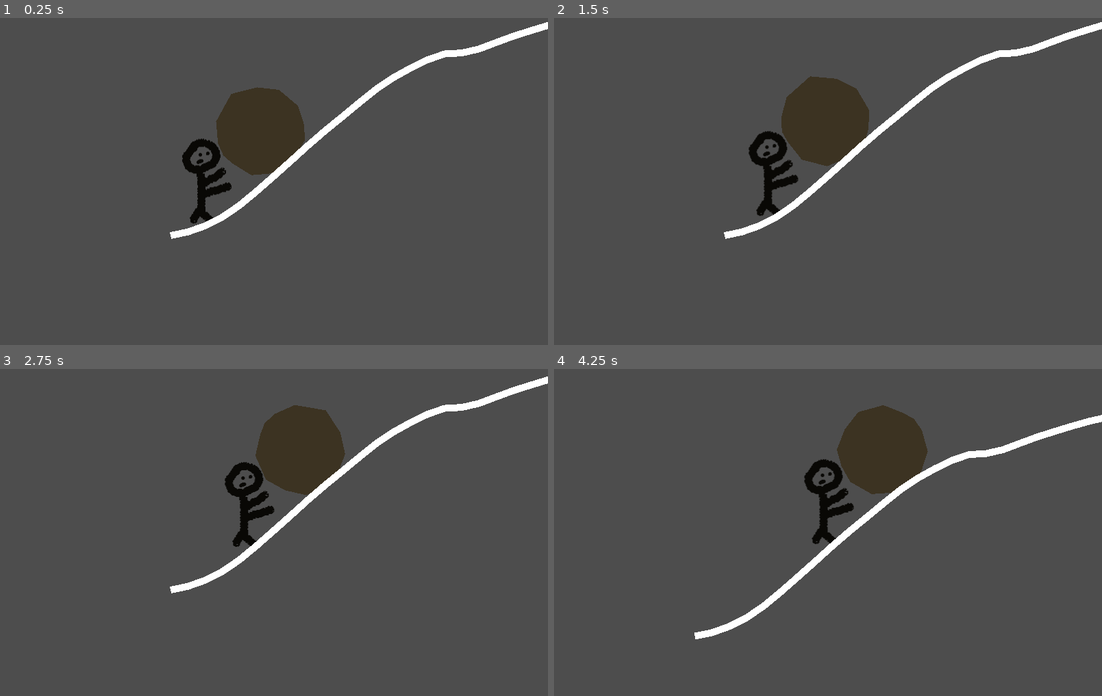
Above: before the commit, frames 1-4 (two rows, left to right).
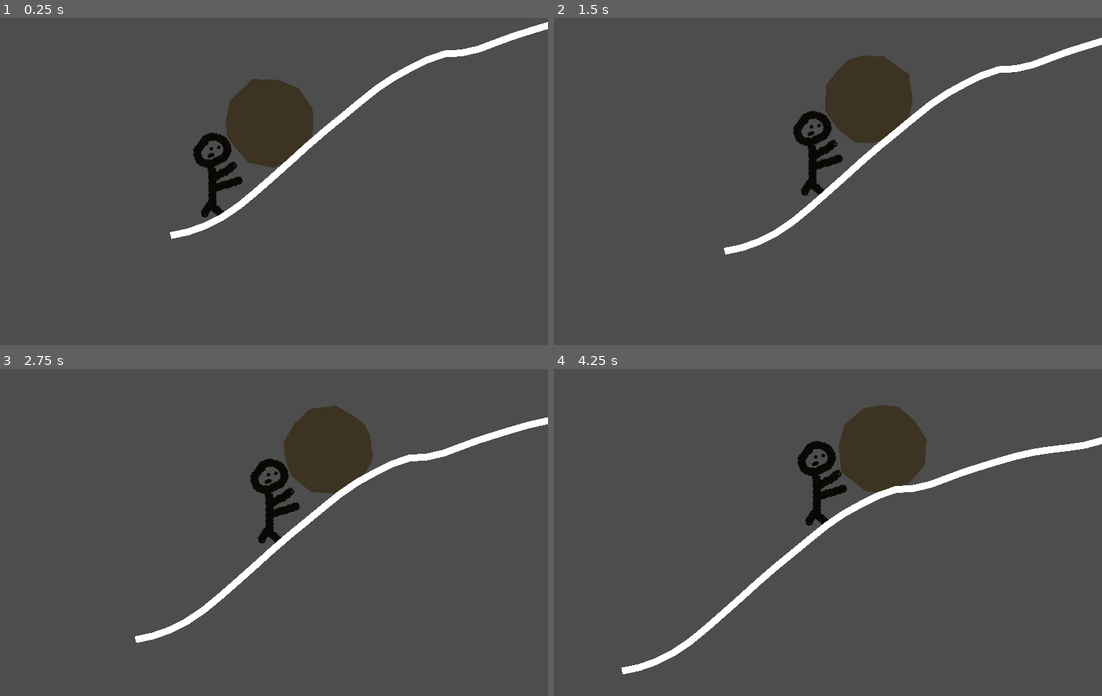
Above: after the commit, the same moments.

Repository: dirtOval/sisyphus
Game: Godot game, scene res://main.tscn
Same seed, same stepped clock (60 frames per second), same inputs: the game is played once before the commit and once after it.
Inputs:
- Up to frame 1 (0.25 s): no input
- Up to frame 2 (1.5 s): tap Enter (ui_accept) at 0.5, 0.77 s; hold Right (ui_right) from 0.53 s (still down)
- Up to frame 3 (2.75 s): tap Enter (ui_accept) at 1.52 s; release Right (ui_right) at 2.03 s; hold Left (ui_left) from 2.03 s (still down)
- Up to frame 4 (4.25 s): release Left (ui_left) at 2.78 s; hold Right (ui_right) from 2.78 s (still down); tap Enter (ui_accept) at 3.02, 3.77 s

The runs differ from the first frame. In frame 1, 2.2% of the frame differs, in the area x 33-58%, y 18-63%; in frame 2, 8.6%, in the area x 31-100%, y 1-73%; in frame 3, 7.1%; in frame 4, 5.1%.

Commit message:
added endless scrollin yeaaaa

Diff:
--- a/boulder.tscn
+++ b/boulder.tscn
@@ -7,6 +7,7 @@
 
 [node name="boulder" type="RigidBody2D"]
 collision_layer = 4
+mass = 4.0
 script = ExtResource("1_n2vxl")
 
 [node name="CollisionShape2D" type="CollisionShape2D" parent="."]
--- a/ground_chunk.gd
+++ b/ground_chunk.gd
@@ -2,6 +2,10 @@
 var _noise = FastNoiseLite.new()
 
 @export var grade = 75
+@export var sisyphus: CharacterBody2D
+
+var segment_end: Vector2 = Vector2(0, 600)
+var new_segment_x: int = 400
 
 # Called when the node enters the scene tree for the first time.
 func _ready() -> void:
@@ -9,19 +13,27 @@
 	_noise.seed = randi()
 	_noise.fractal_octaves = 4
 	_noise.frequency = 1.0 / 40.0
-	generate_chunk()
+	segment_end = generate_chunk()
 
 
 # Called every frame. 'delta' is the elapsed time since the previous frame.
 func _process(delta: float) -> void:
 	pass
 
+func _physics_process(delta: float) -> void:
+	if sisyphus.get_position().x > new_segment_x:
+		_noise.seed = randi()
+		segment_end = generate_chunk(segment_end)
+		new_segment_x += 800
+
+
+#later on we should be storing each noise output in order to efficiently store terrain history
 func generate_chunk(start: Vector2 = Vector2(0, 600)) -> Vector2:
 	var last = start
 	for i in 33:
 		var elevation = last.y - abs(_noise.get_noise_1d(i) * grade)
 		var delta = start.x + i * 25
-		print(elevation)
+		#print(elevation)
 		var next = Vector2(delta, elevation)
 		$GroundLine.add_point(next)
 		var collide_segment = CollisionShape2D.new()
--- a/main.tscn
+++ b/main.tscn
@@ -15,9 +15,10 @@
 drag_vertical_enabled = true
 
 [node name="sisyphus" parent="." instance=ExtResource("2_0xm2m")]
-position = Vector2(49, 505)
-floor_max_angle = 1.5271631
-safe_margin = 0.7
+position = Vector2(49, 501)
+safe_margin = 0.002
+push_force = 75.0
 
-[node name="ground_chunk" parent="." instance=ExtResource("3_h2yge")]
+[node name="ground_chunk" parent="." node_paths=PackedStringArray("sisyphus") instance=ExtResource("3_h2yge")]
 grade = 60
+sisyphus = NodePath("../sisyphus")
--- a/sisyphus.gd
+++ b/sisyphus.gd
@@ -1,7 +1,7 @@
 extends CharacterBody2D
 
 
-const SPEED = 100.0
+@export var SPEED = 100.0
 const AIR_SPEED = 0.0
 #const JUMP_VELOCITY = -400.0
 @export var push_force = 10.0
@@ -23,12 +23,13 @@
 		#velocity.x = direction * SPEED
 	#else:
 		#velocity.x = move_toward(velocity.x, 0, SPEED)
-	if is_on_floor():
-		velocity.x = SPEED
-	else:
-		velocity.x = AIR_SPEED
+	#if is_on_floor():
+	velocity.x = SPEED
+	#else:
+		#velocity.x = AIR_SPEED
 	move_and_slide()
 	# after calling move_and_slide()
+
 	for i in get_slide_collision_count():
 		var c = get_slide_collision(i)
 		if c.get_collider() is RigidBody2D:
--- a/sisyphus.tscn
+++ b/sisyphus.tscn
@@ -12,9 +12,10 @@
 collision_mask = 5
 slide_on_ceiling = false
 floor_stop_on_slope = false
+floor_max_angle = 0.9599311
 safe_margin = 0.001
 script = ExtResource("1_ravae")
-push_force = 12.0
+push_force = 15.43
 
 [node name="CollisionShape2D" type="CollisionShape2D" parent="."]
 position = Vector2(0, -3)
